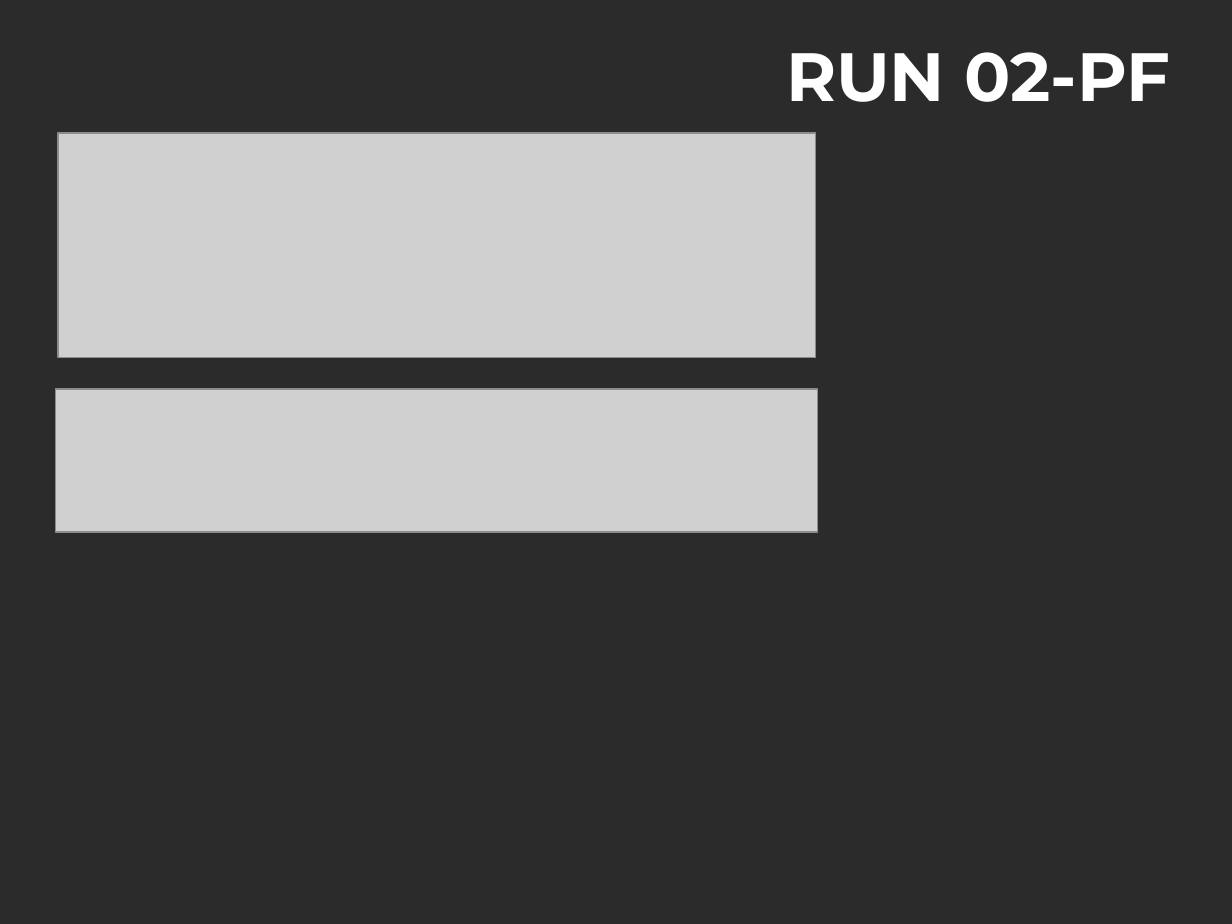
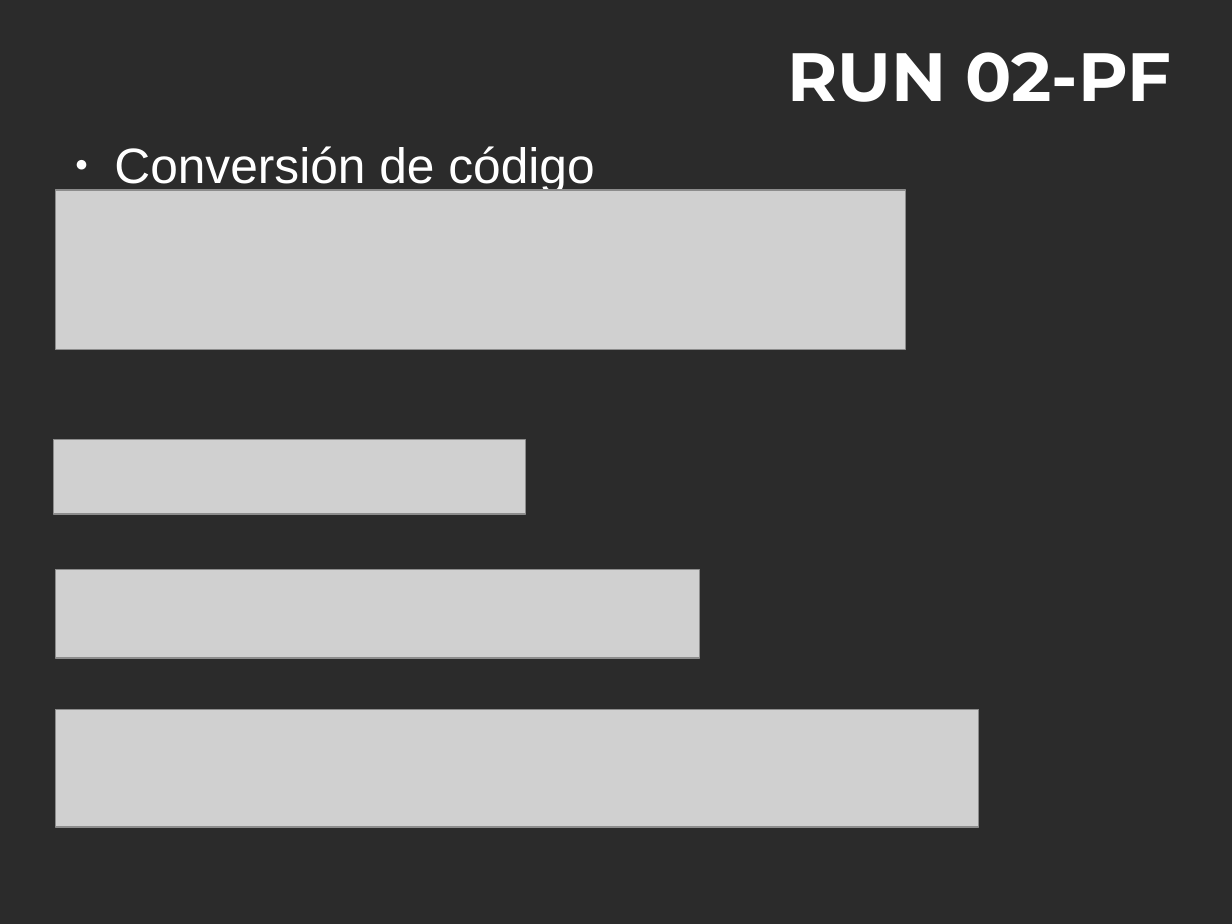
Before and after one commit to yracnet/java-fp, a slide deck: slide 16 of java-fp.odp (slide 17 before the commit). Drawn at 1232x924 pixels with LibreOffice and Linux fonts; fonts in the diff are those of the drawing; grey boxes stand for pictures; background and template pictures are left out; a plain dark background stands for a picture behind light text. Boxes give left, top, right and bottom in pixels: in the first picture for what was removed or moved away, otherwise in the second. Text is boxed around its words. In the diff, an @@ line names an element or a change of style, - is before the commit and + after.

```diff
--- a/java-fp.odp
+++ b/java-fp.odp
@@ text added at [114,146,594,193], 32 pt, text #FFFFFF @@
+● Conversión de código
@@ picture: place and size @@
-picture at [58,133,816,358]
+picture at [56,190,906,350]
@@ picture: place and size @@
-picture at [56,389,817,532]
+picture at [54,439,525,514]
@@ picture added at [56,570,700,658] @@
@@ picture added at [56,710,979,827] @@
```
Also in this commit, not shown: 2 other slides changed, 1 slide added, 1 other file.
